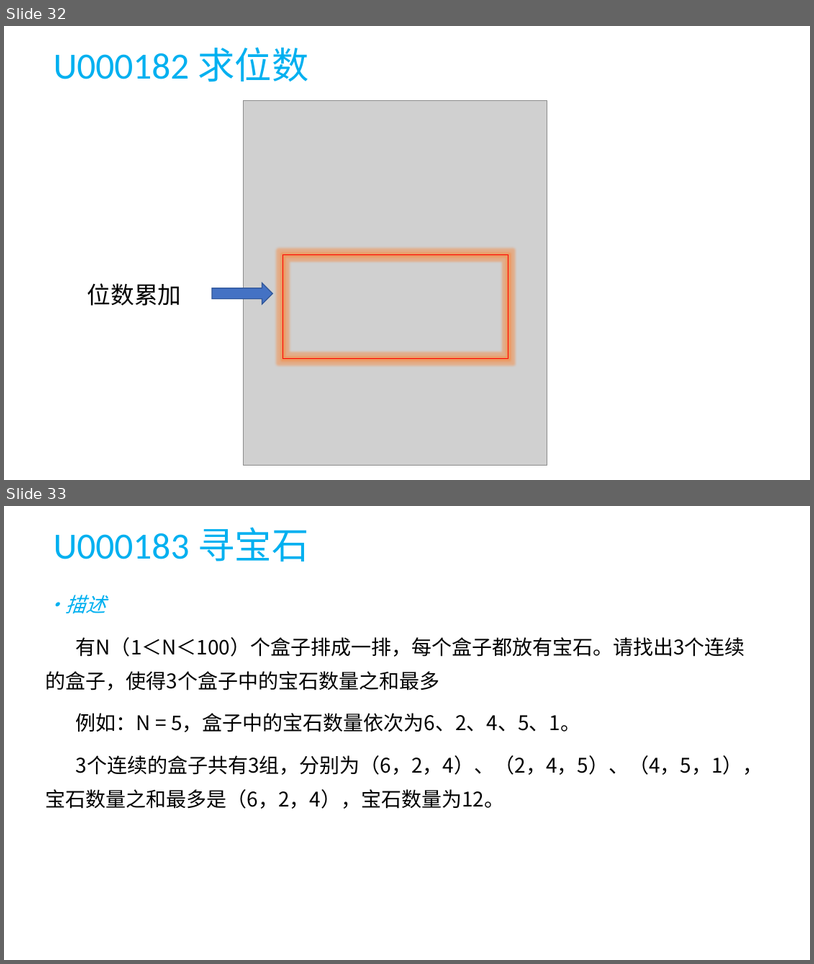
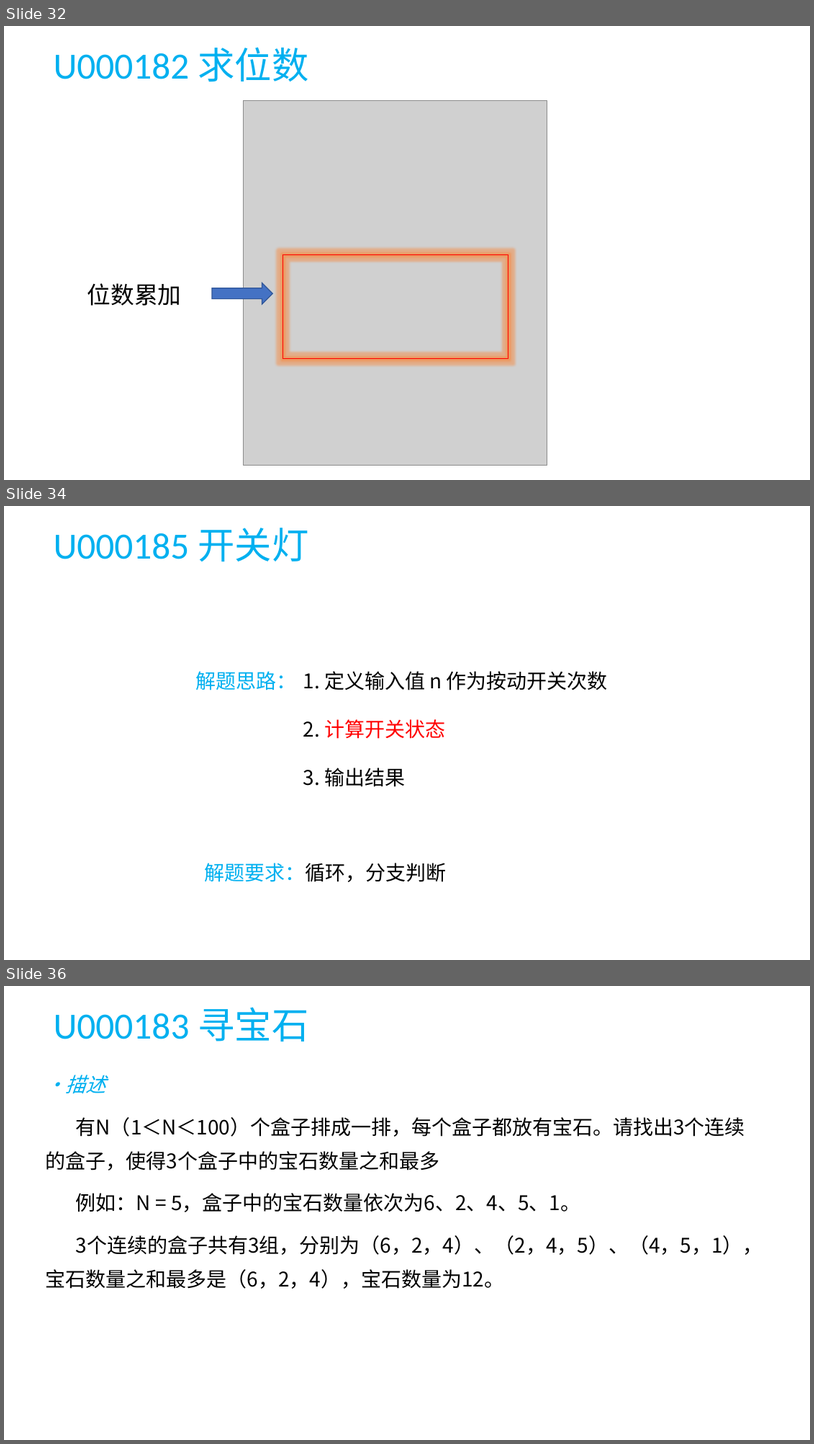
Before and after one commit to X-zy-0816/Volunteer-Work-Related, a slide deck: 蓝桥杯/蓝桥杯基础班第三课+第四课.pptx. Shown one above the other, each under a label of ours: slides 32 and 33 before the commit, slides 32, 34 and 36 after it; the slides between them are not shown. The pictures are 814x964 and 814x1444 pixels, drawn with LibreOffice and Linux fonts; fonts in the diff are those of the drawing; grey boxes stand for pictures. Boxes give left, top, right and bottom in pixels: in the first picture for what was removed or moved away, otherwise in the second. Text is boxed around its words. In the diff, an @@ line names an element or a change of style, - is before the commit and + after.

```diff
--- a/蓝桥杯/蓝桥杯基础班第三课+第四课.pptx
+++ b/蓝桥杯/蓝桥杯基础班第三课+第四课.pptx
@@ slide 34 added at [4, 506, 810, 960], background #FFFFFF @@
@@ title added at [54, 528, 309, 561], 44 pt, text #00B0F0 @@
+U000185 开关灯
@@ text added at [196, 671, 297, 690], 24 pt, text #00B0F0 @@
+解题思路：
@@ text added at [304, 671, 608, 787], 24 pt, text #000000 @@
+1. 定义输入值 n 作为按动开关次数
+2. 计算开关状态
+3. 输出结果
@@ text added at [204, 862, 446, 882], 24 pt, text #000000 @@
+解题要求：循环，分支判断
@@ what was slide 33 is now slide 36 @@
```
Also in this commit, not shown: 1 slide changed, 3 other slides added, 8 other files.
